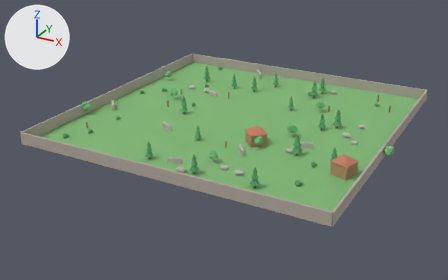
Renders of the Blender file asset/test/map.blend from each side of a commit.
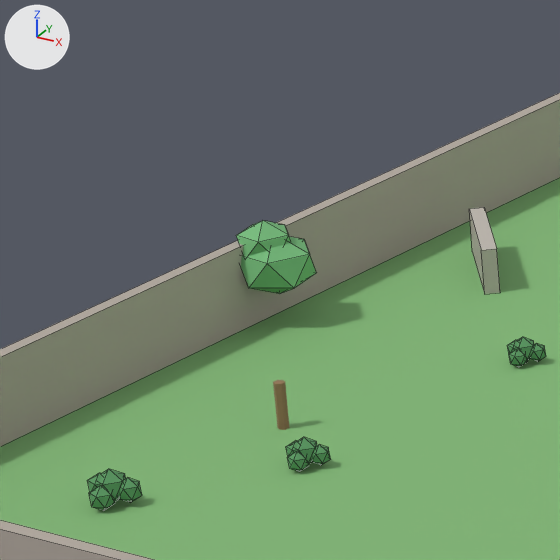
The first picture shows the older version from a 50 mm lens placed at (71.0, -138.9, 62.4), pointed at (-2.4, -5.4, -4.4). The close-ups show the older and then the newer version on the part from 11% to 27% of the width and 26% to 52% of the height of that picture. Only the edits that show in the close-ups are written down. The axes (+X, +Y, +Z) are drawn at upper left. The lights are the same throughout. The close-ups show mesh edges as thin lines.

The older version as bpy lines, for what is in view:
```python
me_cube_002 = bpy.data.meshes.new('Cube.002')
me_cube_002.from_pydata(...)  # a box spanning x -40.0..40.0, y -40.2..-39.8, z 0.0..3.0
me_cube_002.materials.append(mat_wall)  # grey #b3aaa0
me_icosphere_008 = bpy.data.meshes.new('Icosphere.008')
me_icosphere_008.from_pydata(...)  # an icosphere of 20 faces spanning x 26.86..29.55, y 30.62..33.17, z 1.02..3.27
me_icosphere_008.materials.append(mat_leaf2)  # green #76bc7c
me_icosphere_009 = bpy.data.meshes.new('Icosphere.009')
me_icosphere_009.from_pydata(...)  # an icosphere of 20 faces spanning x 27.57..29.48, y 31.2..33.02, z 2.09..3.7
me_icosphere_009.materials.append(mat_leaf2)  # green #76bc7c
ob_treeb_crown_008 = bpy.data.objects.new('TreeB_Crown.008', me_icosphere_008)
ob_treeb_crown_008.location = (0.0, 0.0, 0.0)
ob_treeb_crown_008.rotation_euler = (0.0, 0.0, 2.701)  # degrees (0, 0, 155)
ob_treeb_crown_009 = bpy.data.objects.new('TreeB_Crown.009', me_icosphere_009)
ob_treeb_crown_009.location = (0.0, 0.0, 0.0)
ob_treeb_crown_009.rotation_euler = (0.0, 0.0, 2.701)  # degrees (0, 0, 155)
ob_wall_s = bpy.data.objects.new('Wall_S', me_cube_002)
ob_wall_s.location = (0.0, 0.0, 0.0)
# also in view: 'Wall_W' at (-40.0, 0.0, 1.5); 'Ground' at (0.0, 0.0, 0.0); 'LowWall.006' at (-35.9, -9.5, 0.8)
```
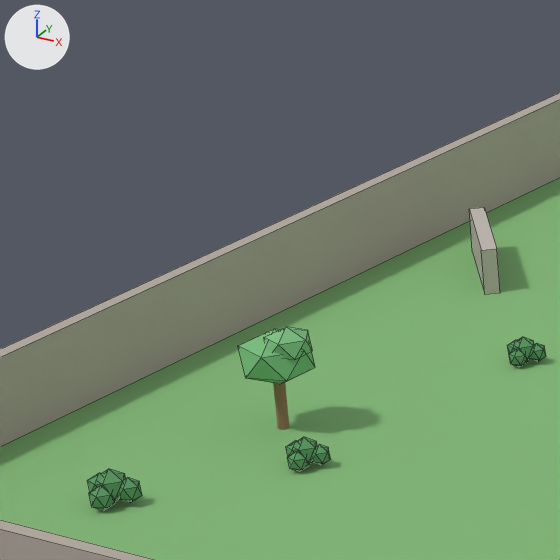
The change, as a list of edits to the scene's bpy script:
```text
Add mat_leaf2b:
    mat_leaf2b = principled_material('Leaf2b')
    mat_leaf2b.base_color = (0.2, 0.52, 0.22)  # green #7cbf81
    mat_leaf2b.roughness = 0.85
Add me_icosphere_005_1:
    me_icosphere_005_1.from_pydata(...)  # an icosphere of 20 faces spanning x -32.87..-31.33, y -25.14..-23.68, z 2.46..3.71
    me_icosphere_005_1.materials.append(mat_leaf2b)  # green #7cbf81
Add me_icosphere_004_1:
    me_icosphere_004_1.from_pydata(...)  # an icosphere of 20 faces spanning x -33.86..-31.42, y -25.57..-23.25, z 1.56..3.52
    me_icosphere_004_1.materials.append(mat_leaf2)  # green #76bc7c
Remove ob_treeb_crown_008:
    ob_treeb_crown_008 = bpy.data.objects.new('TreeB_Crown.008', me_icosphere_008)
    ob_treeb_crown_008.location = (0.0, 0.0, 0.0)
    ob_treeb_crown_008.rotation_euler = (0.0, 0.0, 2.701)  # degrees (0, 0, 155)
Remove ob_treeb_crown_009:
    ob_treeb_crown_009 = bpy.data.objects.new('TreeB_Crown.009', me_icosphere_009)
    ob_treeb_crown_009.location = (0.0, 0.0, 0.0)
    ob_treeb_crown_009.rotation_euler = (0.0, 0.0, 2.701)  # degrees (0, 0, 155)
Add ob_treeb_crown2_002:
    ob_treeb_crown2_002 = bpy.data.objects.new('TreeB_Crown2.002', me_icosphere_005_1)
    ob_treeb_crown2_002.location = (0.0, 0.0, 0.0)
Add ob_treeb_crown1_002:
    ob_treeb_crown1_002 = bpy.data.objects.new('TreeB_Crown1.002', me_icosphere_004_1)
    ob_treeb_crown1_002.location = (0.0, 0.0, 0.0)
```

Location of each change, [x1, y1, x2, y2] in pixels of the close-ups (560 x 560 px):
'TreeB_Crown.008', deleted (green): before [241, 236, 316, 294]
'TreeB_Crown1.002', added (green): after [238, 329, 315, 384]
'TreeB_Crown.009', deleted (green): before [236, 221, 291, 256]
'TreeB_Crown2.002', added (green): after [264, 327, 313, 360]
